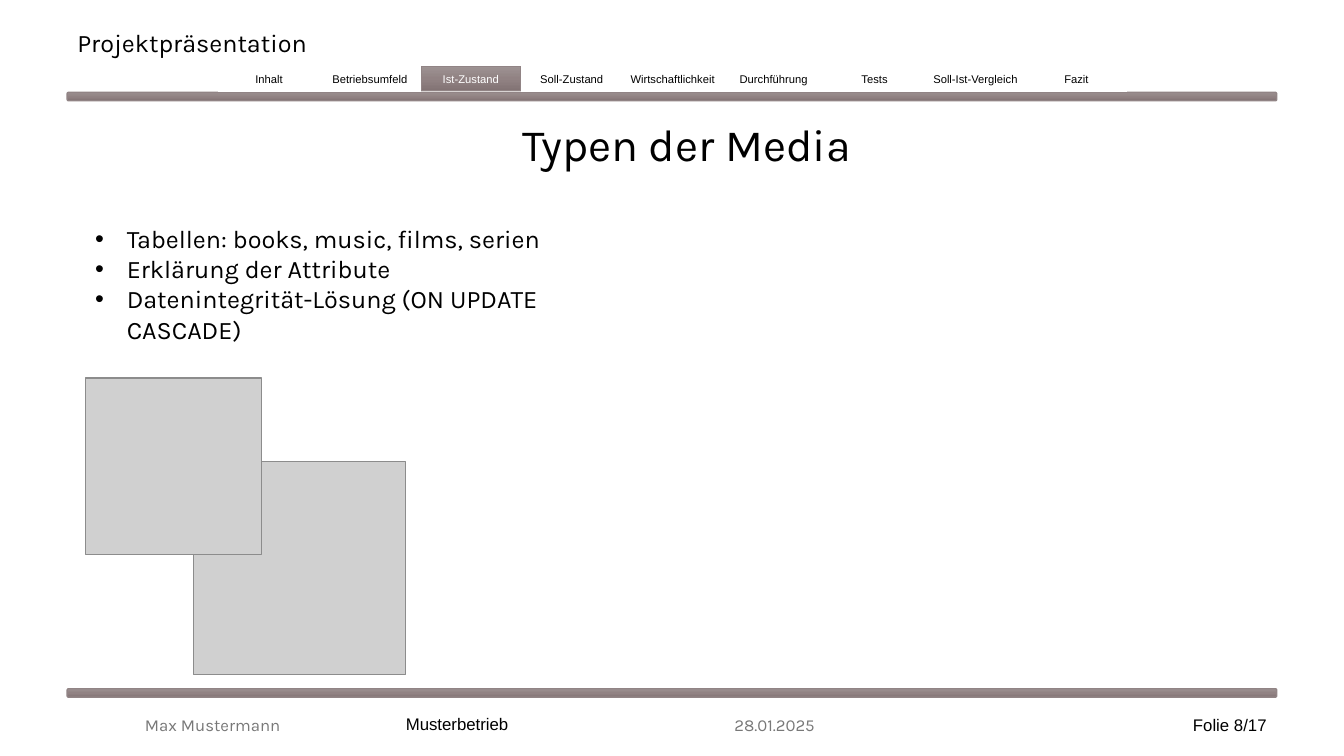
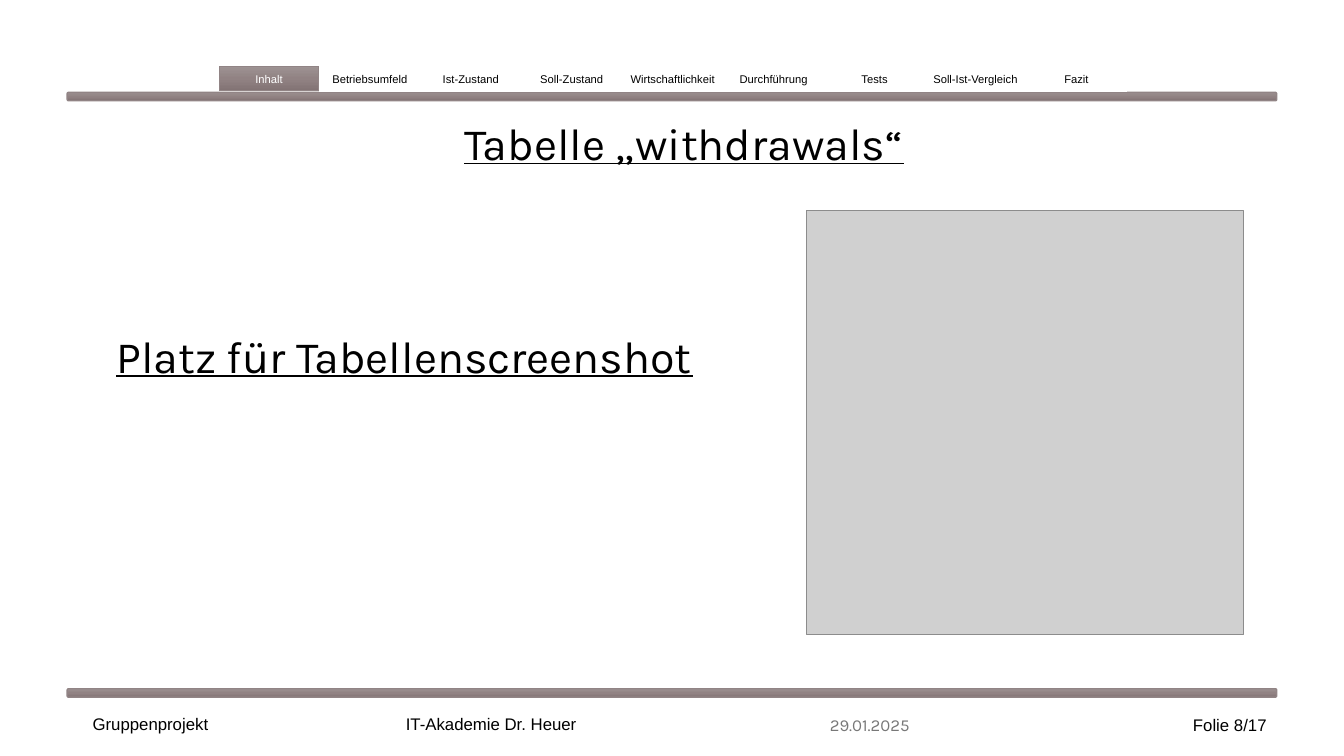
Before and after one commit to EkaterinaShmeleva/MediaManagementSystem, a slide deck: slide 8 of Medienverwaltungsdatenbank Gruppe1.pptx. Drawn at 1344x756 pixels with LibreOffice and Linux fonts; fonts in the diff are those of the drawing; grey boxes stand for pictures. Boxes give left, top, right and bottom in pixels: in the first picture for what was removed or moved away, otherwise in the second. Text is boxed around its words. In the diff, an @@ line names an element or a change of style, - is before the commit and + after.

Commit message:
Präsentation Inhalt aufgebaut

```diff
--- a/Medienverwaltungsdatenbank Gruppe1.pptx
+++ b/Medienverwaltungsdatenbank Gruppe1.pptx
@@ title removed at (77,34,307,58) @@
-Projektpräsentation
@@ rectangle "Inhalt" at (220,67,319,91): text colour #000000 to #FFFFFF; fill #FFFFFF to gradient #9D9293 to #928384 to #827475; outline #FFFFFF 1.5 pt to #918485 1 pt @@
@@ rectangle "Ist-Zustand" at (421,67,520,91): text colour #FFFFFF to #000000; fill gradient #9D9293 to #928384 to #827475 to #FFFFFF; outline #918485 1 pt to #FFFFFF 1.5 pt @@
@@ text added at (464,129,904,165), 32 pt, text #000000, underline @@
+Tabelle „withdrawals“
@@ text removed at (522,130,851,172) @@
-Typen der Media
@@ text removed at (127,230,540,342) @@
-• Tabellen: books, music, films, serien
-• Erklärung der Attribute
-• Datenintegrität-Lösung (ON UPDATE CASCADE)
@@ picture added at (807,211,1243,635) @@
@@ text added at (116,342,692,377), 32 pt, text #000000, underline @@
+Platz für Tabellenscreenshot
@@ picture removed at (86,378,262,555) @@
@@ picture removed at (194,462,406,675) @@
@@ text at (93,718,209,734): text changed; font Karla to Arial; text colour #797979 to #000000 @@
-Max Mustermann
+Gruppenprojekt
@@ text at (406,718,577,730): text changed @@
-Musterbetrieb
+IT-Akademie Dr. Heuer
@@ text at (830,720,910,731): text changed @@
-28.01.2025
+29.01.2025
```
Also in this commit, not shown: 12 other slides changed, 1 slide added, 1 slide removed, 1 other file.
